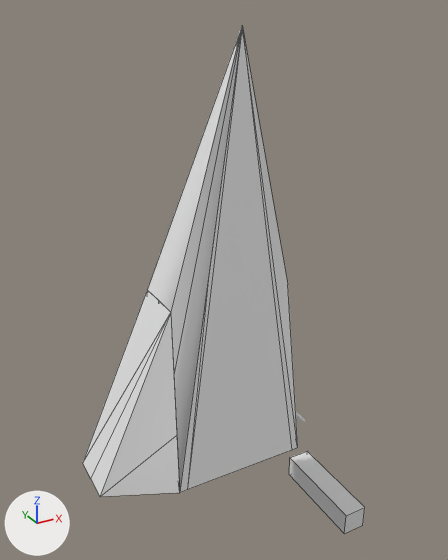
The Blender file ft-viggen/viggen.blend: old version first, new version second.
Before and after are seen from a 50 mm lens placed at (-211.0, -321.0, 281.0), pointed at (-27.0, 13.0, 114.0). Every picture has the same lights, and +X, +Y and +Z are marked at lower left. Mesh edges are drawn as thin lines on the coarser meshes.

Objects in the first picture: 'Cube', 'Saab Viggen Repaired'.
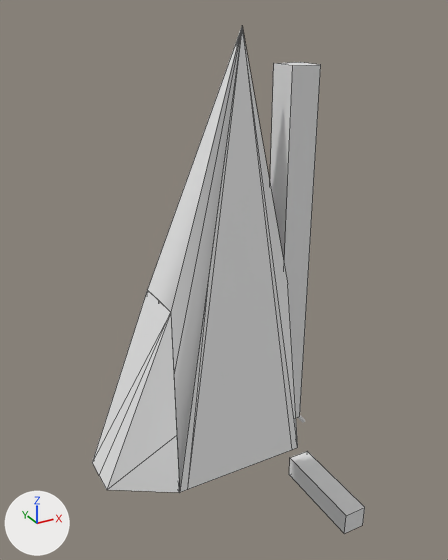
What changed in the scene script:
```text
Change me_saab_viggen_repaired:
    where me_saab_viggen_repaired.from_pydata(...)  # 50 vertices, 46 faces; spans x 33.7..60.8, y -3.9..3.9, z -6.1..7.5
    used by ob_saab_viggen_repaired; location = (-58.1, -0.4, -336.7); rotation_euler = (0.0, -1.571, 0.0), in degrees (0, -90, 0); scale = (10.0, 10.0, 10.0)
    before: 22 (33.7, 1.8, 7.5) at pixel (82, 462), 25 (33.7, 1.8, 7.5) at pixel (82, 462), 29 (33.7, 1.8, 7.5) at pixel (82, 462)
    me_saab_viggen_repaired part 1
    add for i in [22, 25, 29]: me_saab_viggen_repaired.vertices[i].co += Vector((0.0, -0.3, -0.6))
    me_saab_viggen_repaired.vertices[20].co: (33.7, 0.0, 7.5) -> (33.7, 0.1, 6.9)  # pixel (90, 479) -> pixel (99, 475)
    me_saab_viggen_repaired.vertices[23].co: (33.7, -1.8, 7.5) -> (33.7, -1.4, 6.9)  # pixel (99, 496) -> pixel (106, 489)
    me_saab_viggen_repaired.vertices[26].co: (33.7, -1.8, 7.5) -> (33.7, -1.4, 6.9)  # pixel (100, 496) -> pixel (107, 489)
Add ob_cube_002:
    ob_cube_002 = bpy.data.objects.new('Cube.002', me_cube.copy())  # the mesh of ob_cube
    ob_cube_002.location = (15.0, 0.0, 125.0)
    ob_cube_002.scale = (10.0, 10.0, 125.0)
```

Pixel boxes [x1, y1, x2, y2] of what changed, in the pictures (448 x 560 px; the box of a moved part takes in the faces that stretch with it):
'Saab Viggen Repaired', reshaped
    before: [83, 27, 298, 497]
    after: [92, 27, 298, 493]
'Cube.002', added
    after: [270, 62, 321, 418]
part 1 of me_saab_viggen_repaired, moved or reshaped
    before: [83, 290, 180, 497]
    after: [92, 290, 180, 493]
